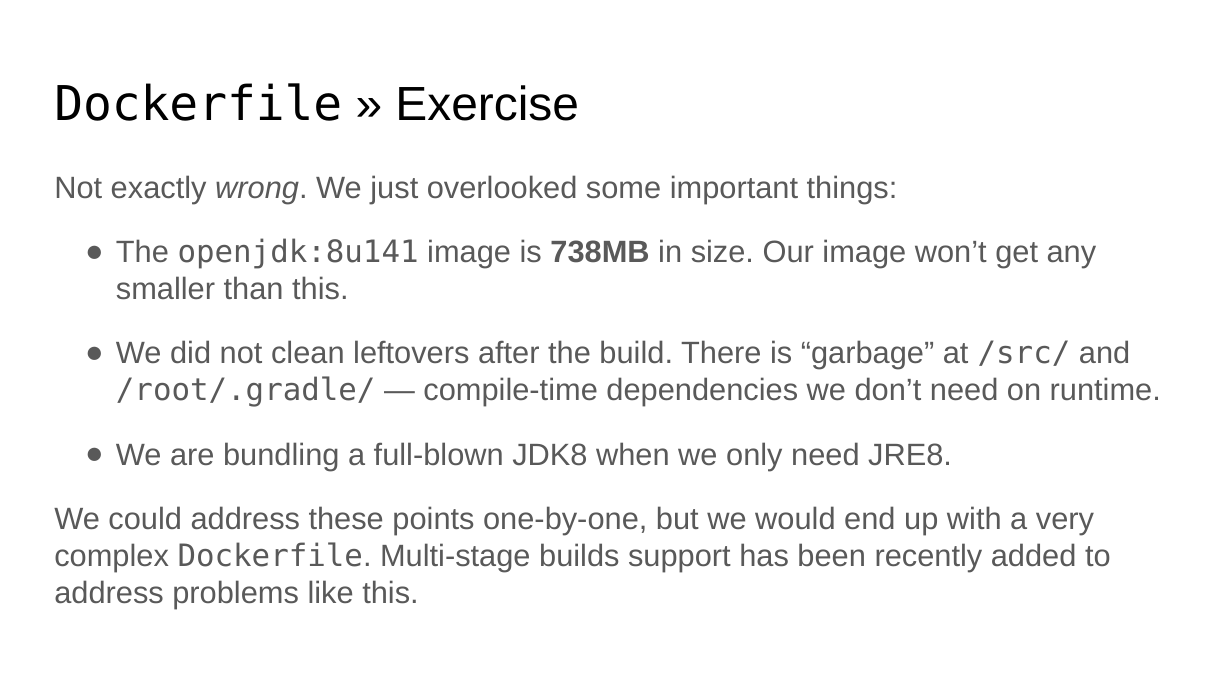
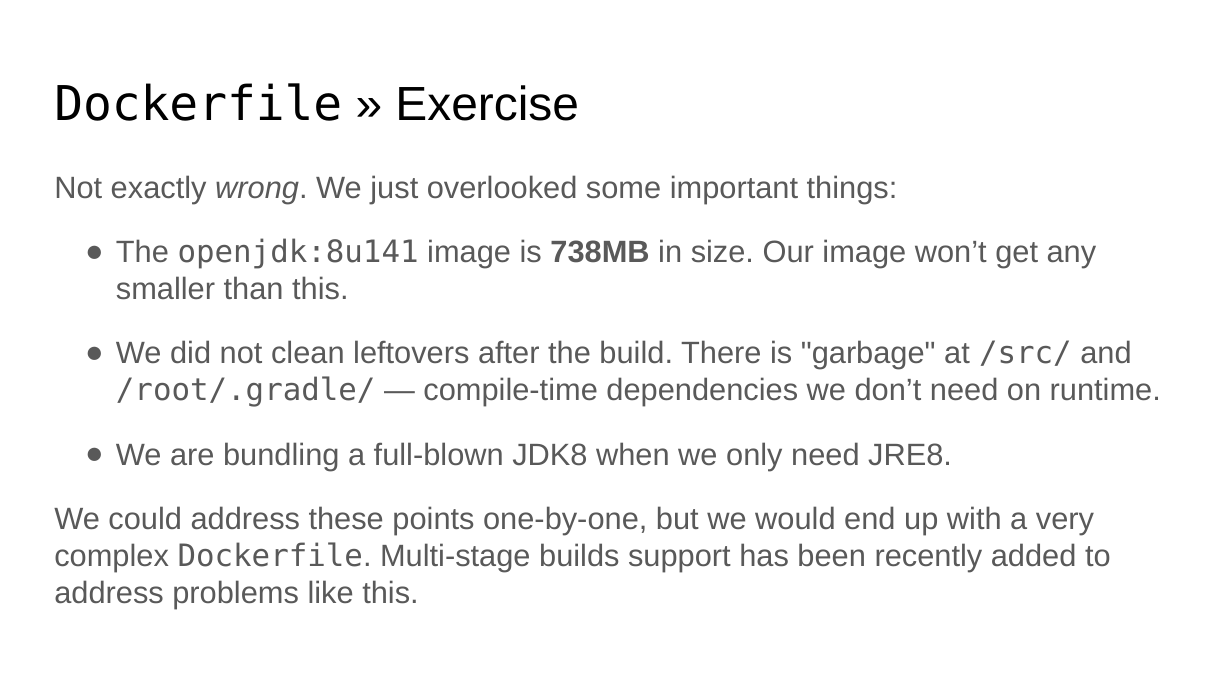
Before and after one commit to travelaudience/training-docker, a slide deck: slide 69 of docs/TA - Docker training.odp. Drawn at 1232x693 pixels with LibreOffice and Linux fonts; fonts in the diff are those of the drawing. Boxes give left, top, right and bottom in pixels: in the first picture for what was removed or moved away, otherwise in the second. Text is boxed around its words. In the diff, an @@ line names an element or a change of style, - is before the commit and + after.

```diff
--- a/docs/TA - Docker training.odp
+++ b/docs/TA - Docker training.odp
@@ text at <box>116,340,1161,407</box>: text changed @@
-● We did not clean leftovers after the build. There is “garbage” at /src/ and /root/.gradle/ — compile-time dependencies we don’t need on runtime.
+● We did not clean leftovers after the build. There is "garbage" at /src/ and /root/.gradle/ — compile-time dependencies we don’t need on runtime.
```
Also in this commit, not shown: 9 other slides changed, 2 other files.
